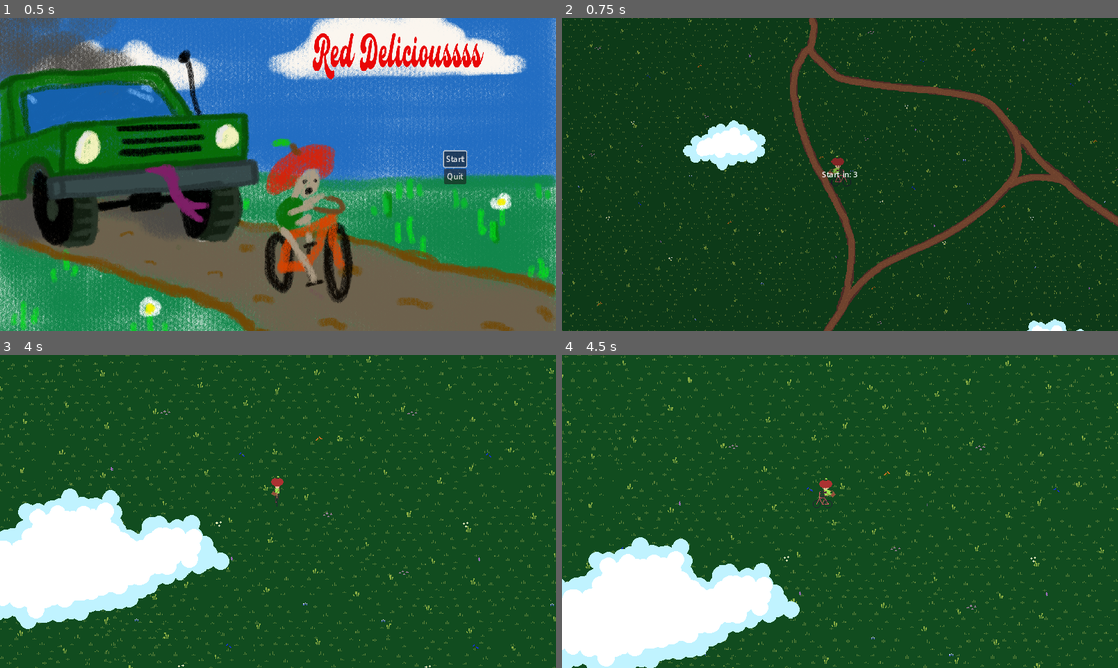
Above: before the commit, frames 1-4 (two rows, left to right).
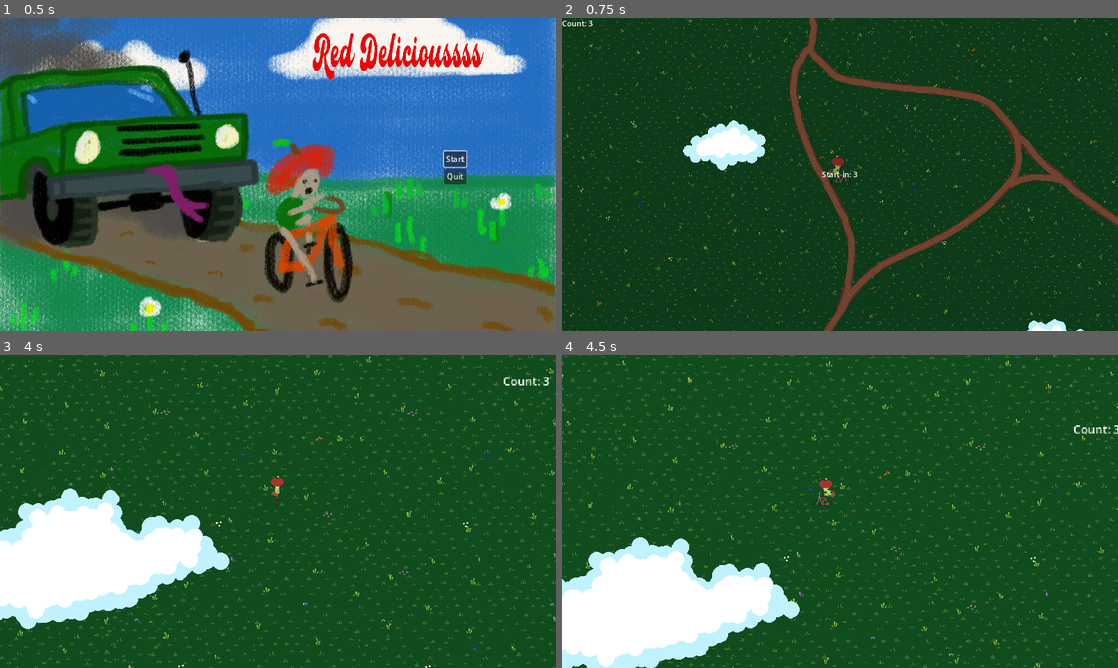
Above: after the commit, the same moments.

Repository: ScottArtCarlson/projectEkans
Game: Godot game, scene res://Scenes/start_menu.tscn
The game is run twice, just before and just after one commit, with the same random seed, the same clock (stepped at 60 frames per second) and the same inputs.
Inputs:
- Up to frame 1 (0.5 s): no input
- Up to frame 2 (0.75 s): click "Start" at 0.5 s
- Up to frame 3 (4 s): tap Enter at 1.25, 2.75 s; hold D (right) 1.28-2.03 s; tap Space (action) at 1.35, 2, 2.1, 2.85, 3.5, 3.6 s; hold S (down) 2.03-2.78 s; hold D (right) 2.78-3.53 s; hold W (up) from 3.53 s (still down)
- Up to frame 4 (4.5 s): release W (up) at 4.28 s; hold A (left) from 4.28 s (still down); tap Space (action) at 4.35 s

Frame 1 is identical in both runs. In frame 2, less than 0.1% of the frame differs, in the area x 0-6%, y 0-3%; in frame 3, 0.1%, in the area x 90-99%, y 7-10%; in frame 4, 0.1%.

Commit message:
added score counter and removed win condition

Diff:
--- a/Scenes/snake_segment.gd
+++ b/Scenes/snake_segment.gd
@@ -34,6 +34,7 @@
 	update_animation_parameters(starting_position)
 	# snake body only has one state, drive, so we set it to that at the start
 	state_machine.travel("Drive")
+	print("index added: ", index)
 
 # physics process runs each frame, with delta being the time elapsed since the last frame
 func _physics_process(_delta):
@@ -72,5 +73,7 @@
 
 # checks to see if the snake hit itself, working but needs win condition code
 func _on_snake_hurt_box_area_entered(area):
-	Events.level_completed.emit()
+	pass
+	# hiding the win condition for now, doesnt work in a satisfying way
+#	Events.level_completed.emit()
 #	print("Hurt - self collision")
--- a/Scenes/world.gd
+++ b/Scenes/world.gd
@@ -5,6 +5,8 @@
 @onready var start_in = %StartIn
 @onready var start_in_label = %StartInLabel
 @onready var animation_player = $AnimationPlayer
+@onready var snake_container = $SnakeContainer
+@onready var score_label = %ScoreLabel
 
 # Called when the node enters the scene tree for the first time.
 func _ready():
@@ -39,3 +41,7 @@
 	# adds the new segment to the tree via add_child
 	tempLocation.add_child(temp)
 #	print("new segment")
+	updateScore()
+
+func updateScore():
+	score_label.text = str("Count: ", snake_container.get_child_count(false))
--- a/Scenes/world.tscn
+++ b/Scenes/world.tscn
@@ -139,6 +139,12 @@
 texture = ExtResource("7_g61yn")
 centered = false
 
+[node name="ScoreLabel" type="Label" parent="CanvasLayer/ParallaxForeground/ParallaxLayerClouds"]
+unique_name_in_owner = true
+offset_right = 40.0
+offset_bottom = 23.0
+text = "Count: 3"
+
 [node name="AnimationPlayer" type="AnimationPlayer" parent="."]
 process_mode = 3
 autoplay = "Count Down"
